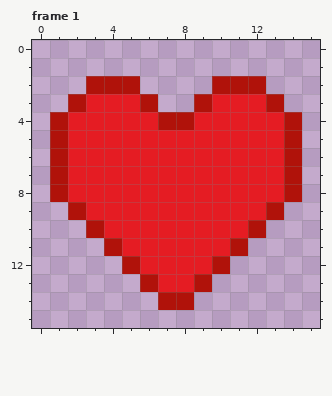
Pixel-art file: Aseprite Files/Heart.aseprite. The picture above is the old version.
16x16 pixels, 1 frame. Shown: frame 1. The commit also changed other frames, which this record leaves out.
After:
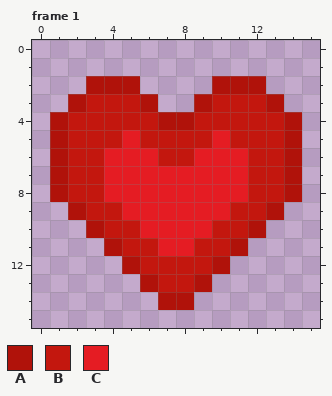
Palette (. is transparent): A #b0120a  B #c3170e  C #e51c23
From old to new:
Frame 1:
y 3: x 3..5 CCC -> BBB; x 10..12 CCC -> BBB
y 4: x 2..6 CCCCC -> BBBBB; x 9..13 CCCCC -> BBBBB
y 5: x 2..4 CCC -> BBB; x 6..9 CCCC -> BBBB; x 11..13 CCC -> BBB
y 6: x 2..3 CC -> BB; x 7..8 CC -> BB; x 12..13 CC -> BB
y 7..8: x 2..3 CC -> BB; x 12..13 CC -> BB
y 9: x 3..4 CC -> BB; x 11..12 CC -> BB
y 10: x 4..5 CC -> BB; x 10..11 CC -> BB
y 11: x 5..6 CC -> BB; x 9..10 CC -> BB
y 12: x 6..9 CCCC -> BBBB
y 13: x 7..8 CC -> BB
Where, in picture pixels (left, top, right, bottom), the same in both pictures:
changed: (68, 94, 284, 292)
